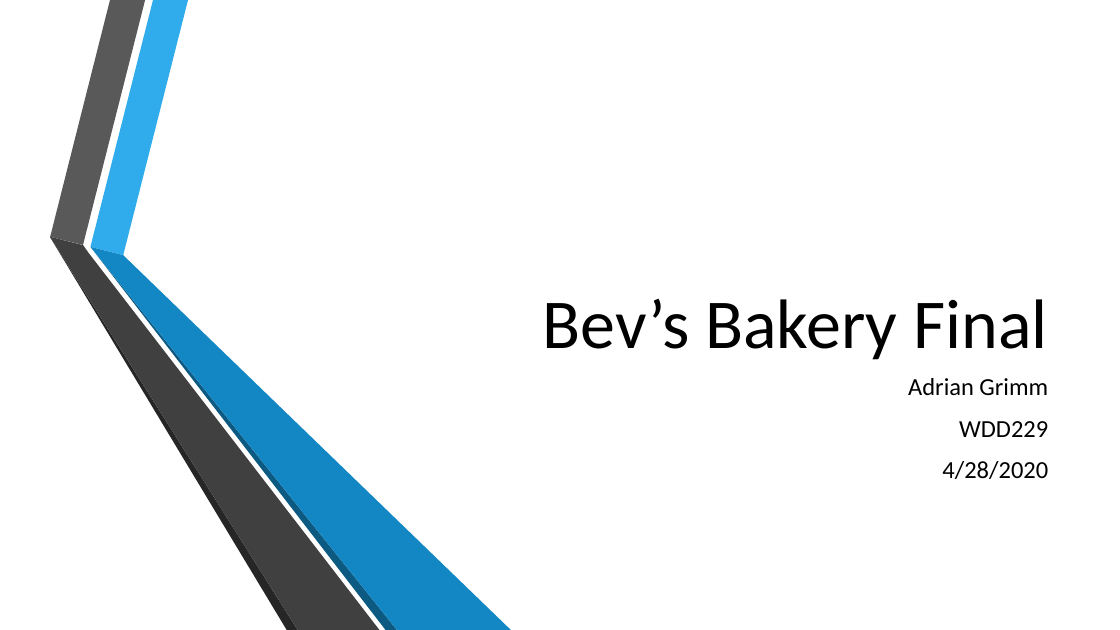
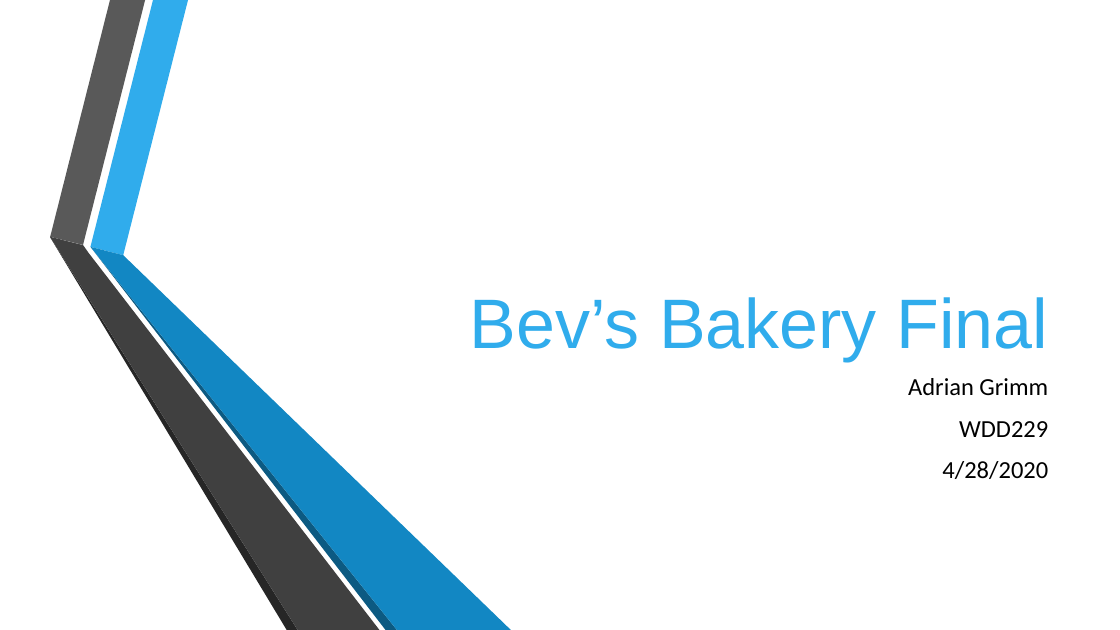
Before and after one commit to usmcamgrimm/WDD229-Advanced-Web-Design, a slide deck: slide 1 of Final/BevsBakeryFinal.pptx. Drawn at 1120x630 pixels with LibreOffice and Linux fonts; fonts in the diff are those of the drawing; background and template pictures are left out. Boxes give left, top, right and bottom in pixels: in the first picture for what was removed or moved away, otherwise in the second. Text is boxed around its words. In the diff, an @@ line names an element or a change of style, - is before the commit and + after.

```diff
--- a/Final/BevsBakeryFinal.pptx
+++ b/Final/BevsBakeryFinal.pptx
@@ title "Bev’s Bakery Final" at <box>470,297,1048,362</box>: font Calibri to Arial, text colour #000000 to #30ACEC @@
```
Also in this commit, not shown: 2 other slides changed, 5 slides added, 5 other files.
